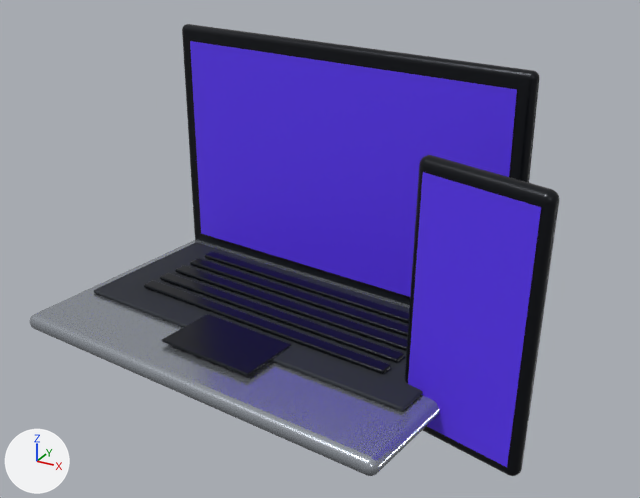
Renders of the glTF model public/campaigns/models/device-duo-v1.glb from each side of a commit.
The view is the same before and after, from a 50 mm camera at (3.37, -6.05, 3.61) aimed at (0.19, -0.29, 0.73). Every picture has the same lights, and +X, +Y and +Z are marked at lower left. The older version comes first. Where no turn or scale is listed for an object, it has been applied to the vertices.

The first picture shows 'KeyRow_0', 'KeyRow_1', 'KeyRow_2', 'KeyRow_3', 'KeyRow_4', 'KeyboardDeck', 'LaptopBase', 'LaptopDisplay', 'LaptopDisplayBack', 'PhoneDisplay', 'PhoneShell', 'Trackpad'.
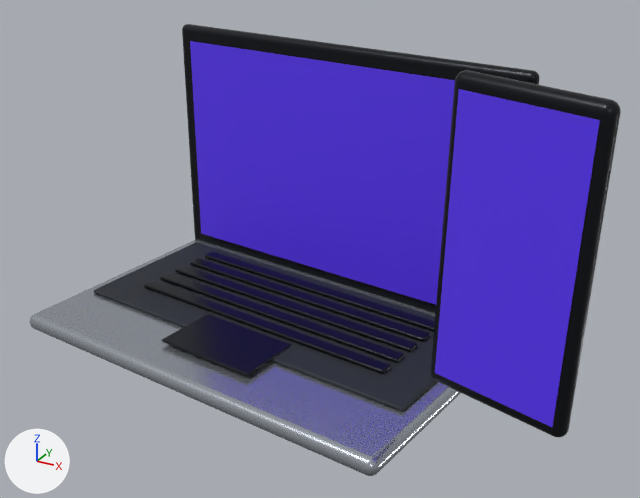
The change in detail:
Object 'PhoneShell' (ob_phoneshell) moves from (1.62, -0.64, 0.62) to (1.98, -1.02, 1.32).
Object 'PhoneDisplay' (ob_phonedisplay) moves from (1.602, -0.714, 0.62) to (1.962, -1.094, 1.32).

Location of each change, [x1, y1, x2, y2] in pixels of the pictures (640 x 498 px):
'PhoneDisplay', moved
    before: [408, 172, 541, 467]
    after: [435, 89, 600, 427]
'PhoneShell', moved
    before: [405, 155, 559, 476]
    after: [431, 70, 621, 437]
